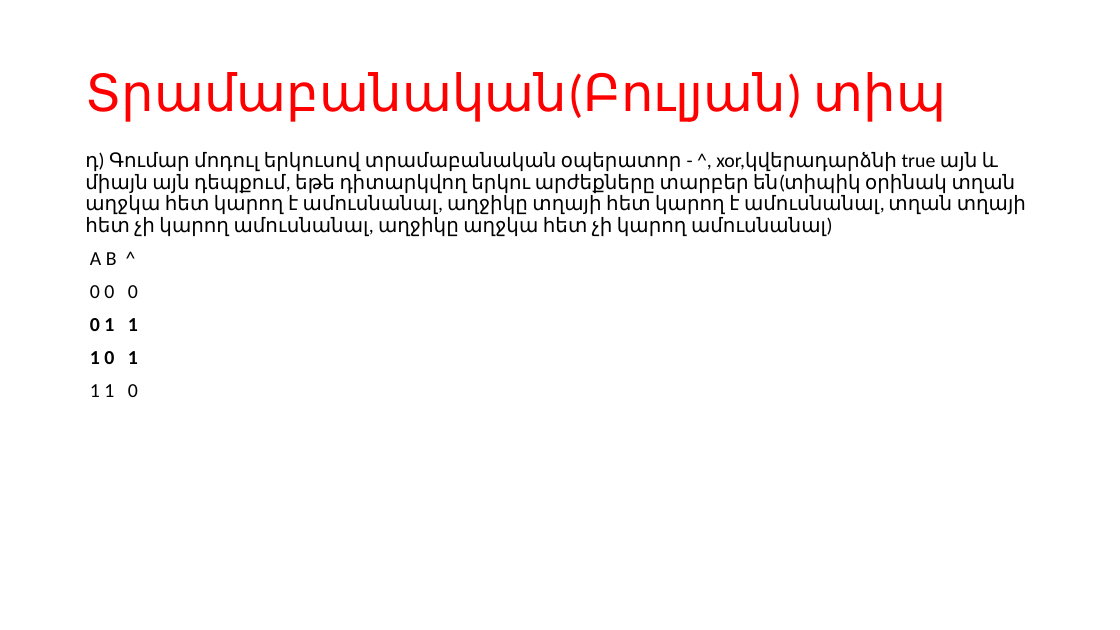
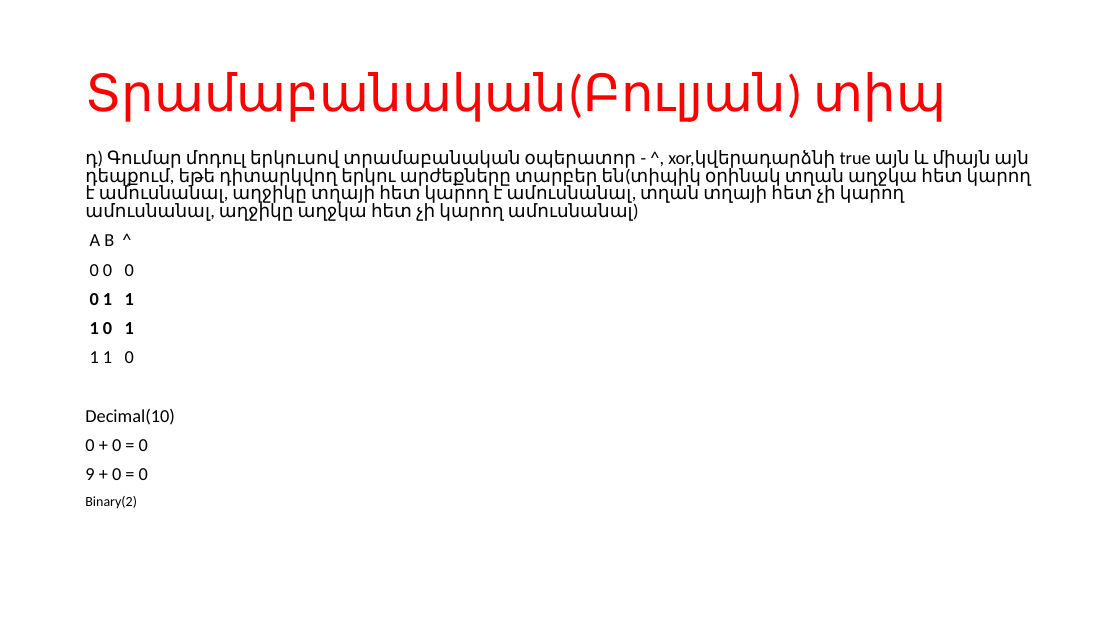
Before and after one commit to gevorgdarbinyan/Training, a slide deck: slide 19 of 5/Web ծրագրավորման դասընթաց - Դաս 5.pptx. Drawn at 1120x630 pixels with LibreOffice and Linux fonts; fonts in the diff are those of the drawing. Boxes give left, top, right and bottom in pixels: in the first picture for what was removed or moved away, otherwise in the second. Text is boxed around its words. In the diff, an @@ line names an element or a change of style, - is before the commit and + after.

```diff
--- a/5/Web ծրագրավորման դասընթաց - Դաս 5.pptx
+++ b/5/Web ծրագրավորման դասընթաց - Դաս 5.pptx
@@ text at bbox=[85, 150, 1031, 363]: size 17 to 15.7 pt in "դ) Գումար մոդուլ երկուսով տրամաբանական օպերատոր - ...", "A B ^", "0 0 0", "0 1 1" and 2 more places; line spacing 0.9 to 0.8 @@
@@ text at bbox=[85, 409, 175, 509]: paragraphs added @@
+Decimal(10)
+0 + 0 = 0
+9 + 0 = 0
+Binary(2)
```
Also in this commit, not shown: 12 other slides changed, 3 slides added, 5 other files.
